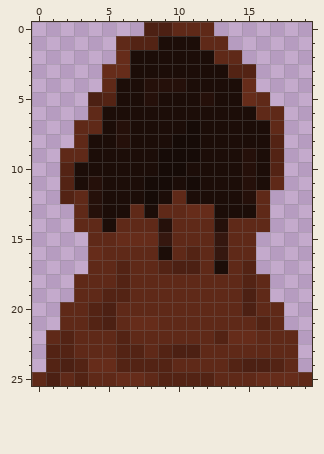
Pixel-art sprite -- imageHosting/player-up.png. The picture above is the old version.
The file is 20x26 pixels. Colours within 5 levels of each other are drawn and written as one.
The same view after the edit:
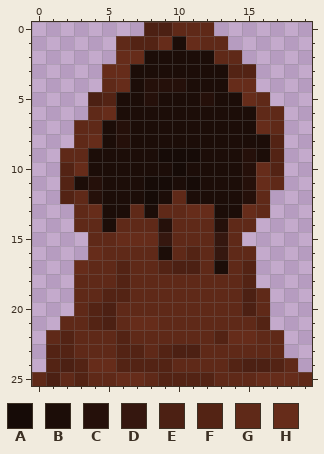
Palette (. is transparent): A #160b07  B #1c0d08  C #25100a  D #35170f  E #4c2013  F #532314  G #5f2918  H #662c1a
Change:
@@ x 0..19 @@
  0 ........EEGGG.......
- 1 ......GFFBBBGG......
- 2 ......HBBBBBBGG.....
+ 1 ......GFFHBHGG......
+ 2 ......HHBBBBBGG.....
  3 .....HHBBBBBBBFF....
- 4 .....GBBCCCBBBBH....
+ 4 .....GHBCCCBBBHH....
  5 ....EFBBCBBBCBBHG...
- 6 ....GBBBBBBBBBBBGG..
- 7 ...GGBCBBBBABBBBBG..
- 8 ...GBBCBBBAABBBBBF..
+ 6 ....GHBBBBBBBBBBGG..
+ 7 ...GGBCBBBBBBBBBHG..
+ 8 ...GHBCBBBBBBBBBBF..
  9 ..GGBBBBBAAABBBCBF..
-10 ..FBBBBBBAABBBBCBF..
-11 ..FBCBBBAABABBBCBG..
+10 ..FHBBBBBBABBBBCHF..
+11 ..FBCBBBAABABBBCHG..
 12 ..FGCBBBABGBBBBCG...
-13 ...GCBBGBGGHHBBBG...
-14 ...GGBGGGCGGGCGGG...
-15 ....GGHHHDGGGDGG....
+13 ...GHBBGBGGHHBBHG...
+14 ...GGBGGGCGGGCGG....
+15 ....GGHHHDGGGDG.....
 16 ....HGGGGBGFGDGG....
-17 ....GGFGGFEEGBGF....
-18 ...GGGFGGGGGGGGFG...
+17 ...HGGFGGFEEGBGF....
+18 ...GGGFGGGGGGGGF....
 19 ...GGFFGGGGGGGGEG...
-20 ..GGFEGGGGGGGGGEGG..
-21 ..GGFEGHHGGGGGGGFG..
-22 .GFGGGFGGGGGGFHHGGG.
-23 .FFGGGFFGFEEGGGGGGG.
+20 ...GFEGGGGGGGGGEG...
+21 ..GGFEGHHGGGGGGGF...
+22 .GFGGGFGGGGGGFHHGG..
+23 .FFGGGFFGFEEGGGGGG..
 24 .FEFHHFFFFGGGGFEEFG.
Where, in picture pixels (left, top, right, bottom), the same in both pictures:
changed: (60, 36, 298, 358)
